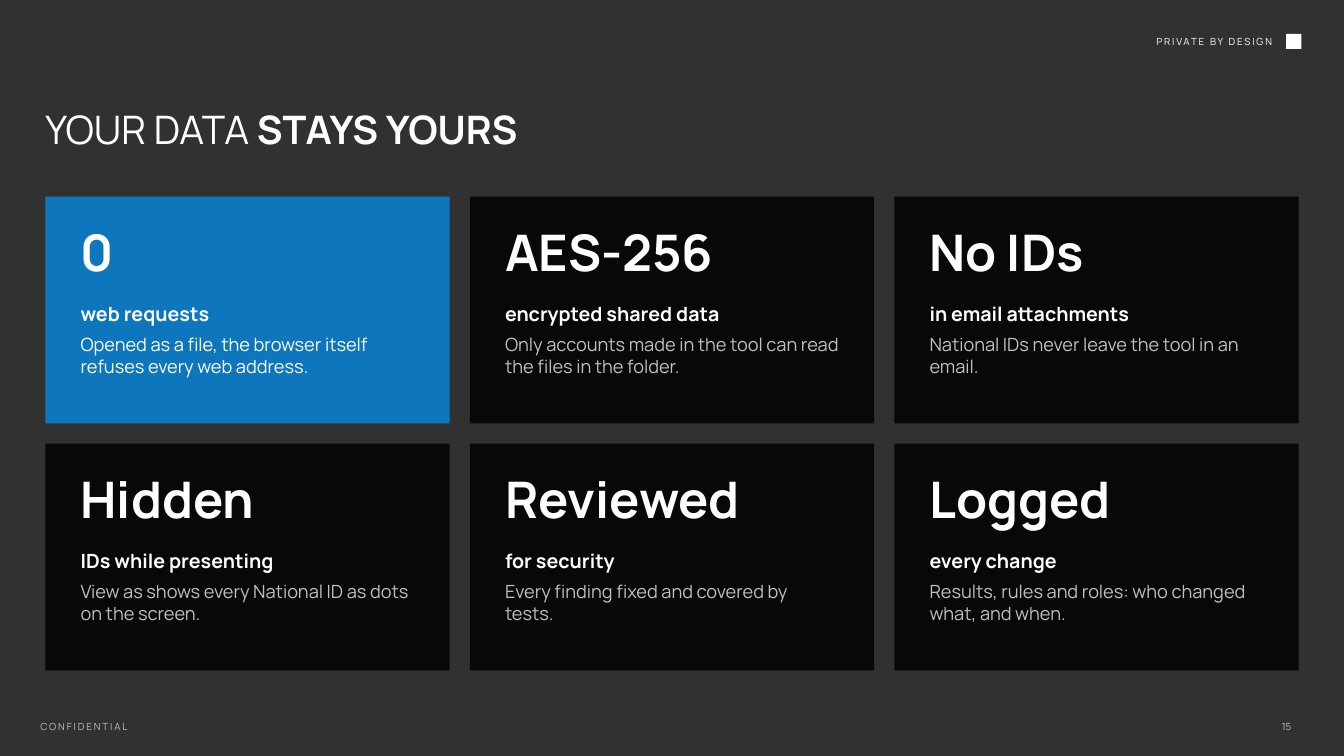
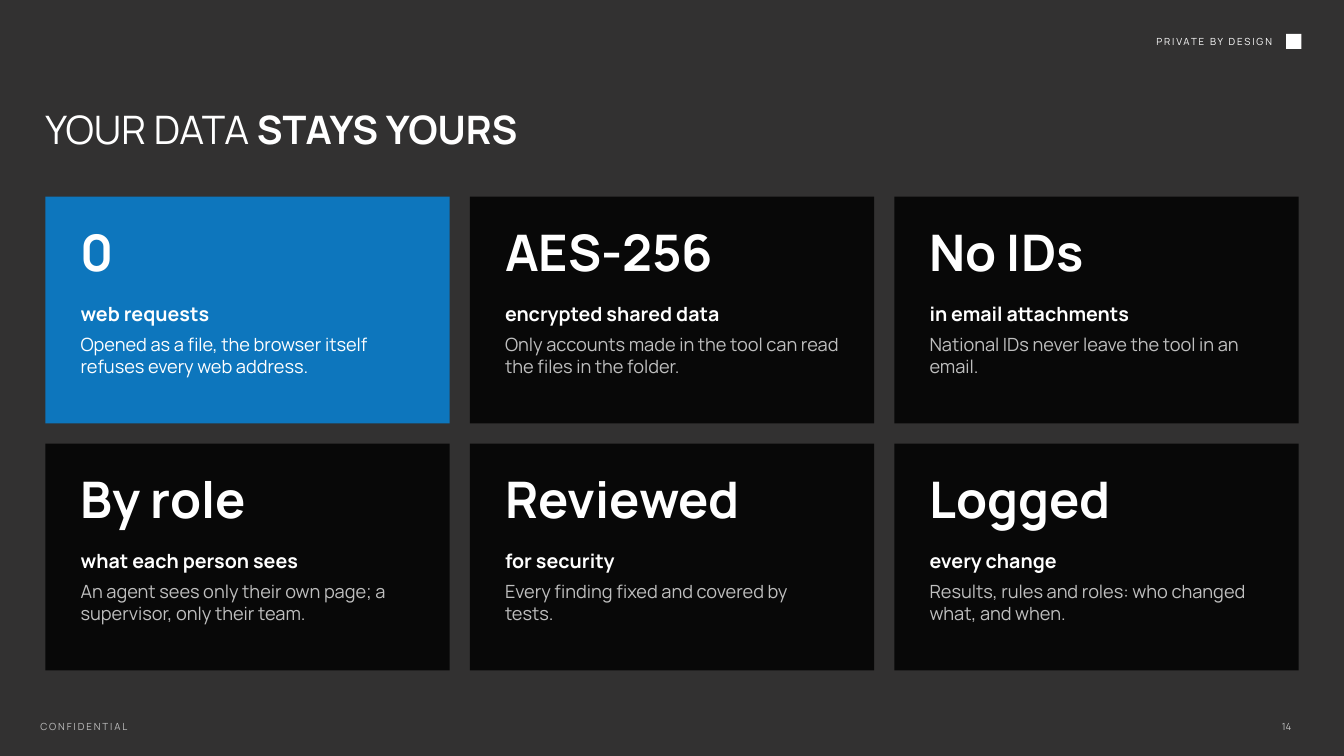
Before and after one commit to Wizdeed1/s, a slide deck: slide 14 of final/MC Monthly Report Builder - Overview.pptx (slide 15 before the commit). Drawn at 1344x756 pixels with LibreOffice and Linux fonts; fonts in the diff are those of the drawing; background and template pictures are left out. Boxes give left, top, right and bottom in pixels: in the first picture for what was removed or moved away, otherwise in the second. Text is boxed around its words. In the diff, an @@ line names an element or a change of style, - is before the commit and + after.

```diff
--- a/final/MC Monthly Report Builder - Overview.pptx
+++ b/final/MC Monthly Report Builder - Overview.pptx
@@ text at (x1=81, y1=481, x2=246, y2=530): text changed @@
-Hidden
+By role
@@ text at (x1=81, y1=554, x2=298, y2=573): text changed @@
-IDs while presenting
+what each person sees
@@ text at (x1=81, y1=584, x2=385, y2=625): text changed @@
-View as shows every National ID as dots on the screen.
+An agent sees only their own page; a supervisor, only their team.
@@ page number at (x1=1282, y1=723, x2=1292, y2=730): text changed @@
-15
+14
```
Also in this commit, not shown: 1 other slide changed, 1 slide removed, 4 other files.
